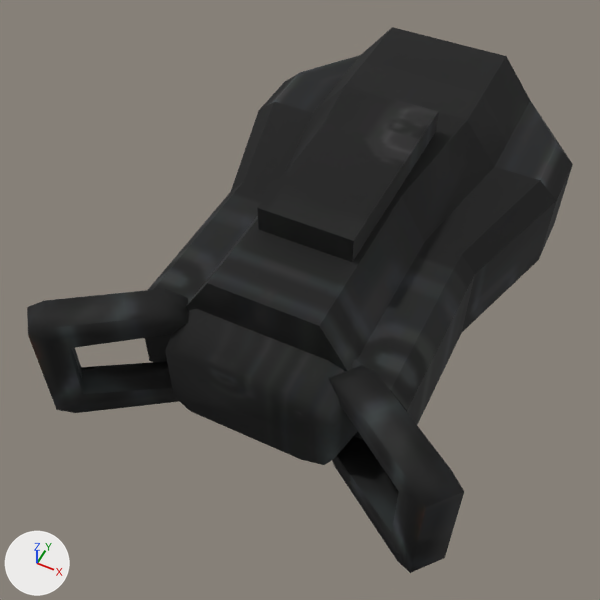
Renders of the glTF model public/assets/models/SpaceGun.glb from each side of a commit.
Camera for both pictures: a 50 mm lens placed at (0.117, -0.287, 0.301), pointed at (-0.009, -0.034, -0.016). Every picture has the same lights, and +X, +Y and +Z are marked at lower left. The picture after the commit comes second.
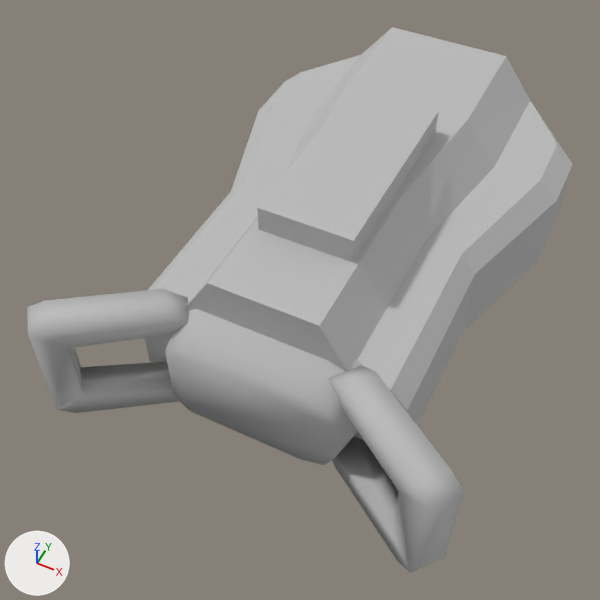
Pixel boxes (x1, y1, x2, y2) of what changed, in the pictures (600 x 600 px):
'Mesh_0', surface changed (black to grey): (27, 27, 573, 573) in both

Patch to the scene script:
```diff
--- a/public/assets/models/SpaceGun.glb.py
+++ b/public/assets/models/SpaceGun.glb.py
@@ mat_rifle @@
 mat_rifle = principled_material('Rifle')
-mat_rifle.texture = img_image_0
+mat_rifle.base_color = (0.5, 0.5, 0.5)  # grey #bcbcbc
 mat_rifle.roughness = 0.8
```
